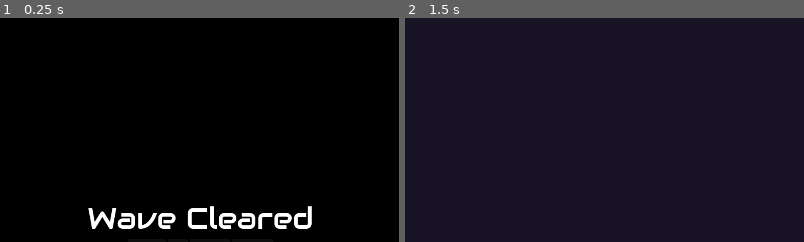
Above: before the commit, frames 1-2 (left to right).
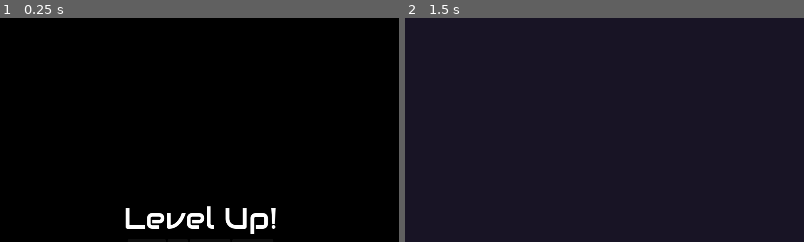
Above: after the commit, the same moments.

Repository: matheusmondenez/my-first-platform-game
Game: Godot game, scene res://wave_shooter/ui/wave_cleared.tscn
The game is run twice, just before and just after one commit, with the same random seed, the same clock (stepped at 60 frames per second) and the same inputs. This scene is started directly instead of the project's main scene.
Inputs (mouse positions are % of the whole screen's width and height, from its top left):
- Up to frame 1 (0.25 s): no input
- Up to frame 2 (1.5 s): click "Beam Shot" at 0.5 s; tap Enter at 1.25 s; move the mouse to (72, 45) at 1.27 s; press the mouse at (72, 45) at 1.28 s; hold D (right) from 1.28 s (still down)
The pictures show only the part of the screen within x 25-75%, y 4-54%; the shares and areas given below are measured in that part.

The runs differ from the first frame. In frame 1, 2.8% of the frame differs, in the area x 22-79%, y 83-97%; in frame 2, nothing differs.

Commit message:
improves xp bar style

Diff:
--- a/wave_shooter/entities/player/player.tscn
+++ b/wave_shooter/entities/player/player.tscn
@@ -108,6 +108,7 @@
 one_shot = true
 
 [node name="Hitbox" type="Area2D" parent="." groups=["skill"]]
+visible = false
 collision_layer = 16
 collision_mask = 2
 monitorable = false
--- a/wave_shooter/levels/arena.tscn
+++ b/wave_shooter/levels/arena.tscn
@@ -248,6 +248,7 @@
 environment = SubResource("Environment_sgqdw")
 
 [node name="TileMap" type="TileMapLayer" parent="."]
+light_mask = 0
 tile_map_data = PackedByteArray("AAD/////AAAJAAQAAAAAAP//AAAJAAQAAAABAP//AAAJAAQAAAACAP//AAAJAAQAAAADAP//AAAJAAQAAAAEAP …(5968 unchanged characters)…
 tile_set = SubResource("TileSet_q3fg0")
 
--- a/wave_shooter/ui/hud.gd
+++ b/wave_shooter/ui/hud.gd
@@ -15,7 +15,6 @@
 func _ready() -> void:
 	init_hud_lifes()
 	init_hud_skills()
-	init_xp_progress()
 	SkillManager.skill_assigned.connect(update_skill_icon)
 	high_score.text = str("%03d" % Global.high_score)
 	Global.player.life_decreased.connect(update_hud_lifes.bind(LIVES_UPDATE.DECREASE))
@@ -30,10 +29,6 @@
 		Global.high_score = Global.points
 	level.text = str("Level ", Global.level)
 	auto_shot_icon.visible = Configs.game_configs.auto_shot
-	# Teste
-	$ProgressBar.min_value = 0 if Global.level == 1 else Global.LEVELS[Global.level - 1]["max_xp"]
-	$ProgressBar.max_value = Global.LEVELS[Global.level]["max_xp"]
-	$ProgressBar.value = Global.xp
 
 func _on_points_area_entered(area: Area2D) -> void:
 	if area.is_in_group("enemy") or area.is_in_group("player"):
@@ -116,8 +111,3 @@
 func update_skill_icon(key: int, skill: Dictionary) -> void:
 	var icon = $Skills/Markers.get_child(key)
 	icon.skill = skill["resource"]
-
-func init_xp_progress() -> void:
-	var progress_bar = $ProgressBar
-	progress_bar.max_value = Global.LEVELS[Global.level]["max_xp"]
-	progress_bar.value = Global.xp
--- a/wave_shooter/ui/hud.tscn
+++ b/wave_shooter/ui/hud.tscn
@@ -1,7 +1,8 @@
-[gd_scene load_steps=9 format=3 uid="uid://2mg66kgdu6lq"]
+[gd_scene load_steps=8 format=3 uid="uid://2mg66kgdu6lq"]
 
 [ext_resource type="Script" path="res://wave_shooter/ui/hud.gd" id="1_1ajeg"]
 [ext_resource type="FontFile" uid="uid://b2vaekuu7epix" path="res://wave_shooter/assets/fonts/Audiowide-Regular.ttf" id="2_fj867"]
+[ext_resource type="PackedScene" uid="uid://bl10e38ejr3ab" path="res://wave_shooter/ui/xp_bar.tscn" id="4_nhcp2"]
 [ext_resource type="Texture2D" uid="uid://clo8m86lf2b05" path="res://wave_shooter/assets/icons/auto.svg" id="5_xekvb"]
 
 [sub_resource type="RectangleShape2D" id="RectangleShape2D_cqxq1"]
@@ -12,12 +13,6 @@
 
 [sub_resource type="RectangleShape2D" id="RectangleShape2D_tll2s"]
 size = Vector2(144, 32)
-
-[sub_resource type="StyleBoxFlat" id="StyleBoxFlat_5uhhw"]
-bg_color = Color(0, 0, 0, 0)
-
-[sub_resource type="StyleBoxFlat" id="StyleBoxFlat_vctas"]
-bg_color = Color(0.290196, 0.372549, 0.866667, 1)
 
 [node name="HUD" type="Control"]
 custom_minimum_size = Vector2(1920, 1080)
@@ -221,14 +216,12 @@
 [node name="SkillMarker4" type="Marker2D" parent="Skills/Markers"]
 position = Vector2(1012, 1018)
 
-[node name="ProgressBar" type="ProgressBar" parent="."]
+[node name="ProgressBar" parent="." instance=ExtResource("4_nhcp2")]
 layout_mode = 0
-offset_top = 1064.0
-offset_right = 1920.0
-offset_bottom = 1069.0
-theme_override_styles/background = SubResource("StyleBoxFlat_5uhhw")
-theme_override_styles/fill = SubResource("StyleBoxFlat_vctas")
-show_percentage = false
+offset_left = 960.0
+offset_top = 8.0
+offset_right = 1000.0
+offset_bottom = 48.0
 
 [connection signal="area_entered" from="Score/Area" to="." method="_on_points_area_entered"]
 [connection signal="area_exited" from="Score/Area" to="." method="_on_points_area_exited"]
--- a/wave_shooter/ui/wave_cleared.tscn
+++ b/wave_shooter/ui/wave_cleared.tscn
@@ -42,7 +42,7 @@
 size_flags_horizontal = 4
 theme_override_fonts/font = ExtResource("1_m7xem")
 theme_override_font_sizes/font_size = 72
-text = "Wave Cleared"
+text = "Level Up!"
 
 [node name="SkillsContainer" type="HBoxContainer" parent="GeneralContainer"]
 layout_mode = 2
--- /dev/null
+++ b/wave_shooter/ui/xp_bar.gd
@@ -0,0 +1,12 @@
+extends Control
+
+@onready var left_side: ProgressBar = $LeftSide
+@onready var right_side: ProgressBar = $RightSide
+
+func _process(delta: float) -> void:
+	left_side.min_value = 0 if Global.level == 1 else Global.LEVELS[Global.level - 1]["max_xp"]
+	right_side.min_value = 0 if Global.level == 1 else Global.LEVELS[Global.level - 1]["max_xp"]
+	left_side.max_value = Global.LEVELS[Global.level]["max_xp"]
+	right_side.max_value = Global.LEVELS[Global.level]["max_xp"]
+	left_side.value = Global.xp
+	right_side.value = Global.xp
--- /dev/null
+++ b/wave_shooter/ui/xp_bar.tscn
@@ -0,0 +1,35 @@
+[gd_scene load_steps=5 format=3 uid="uid://bl10e38ejr3ab"]
+
+[ext_resource type="Texture2D" uid="uid://e4n6v37oasge" path="res://wave_shooter/assets/ui/light.png" id="1_0jofk"]
+[ext_resource type="Script" path="res://wave_shooter/ui/xp_bar.gd" id="1_lp2xk"]
+
+[sub_resource type="StyleBoxFlat" id="StyleBoxFlat_5uhhw"]
+bg_color = Color(0, 0, 0, 0)
+
+[sub_resource type="StyleBoxFlat" id="StyleBoxFlat_vctas"]
+bg_color = Color(0.290196, 0.372549, 0.866667, 1)
+
+[node name="XPBar" type="Control"]
+layout_mode = 3
+anchors_preset = 0
+offset_right = 40.0
+offset_bottom = 40.0
+script = ExtResource("1_lp2xk")
+
+[node name="LeftSide" type="ProgressBar" parent="."]
+offset_left = -960.0
+offset_bottom = 5.0
+theme_override_styles/background = SubResource("StyleBoxFlat_5uhhw")
+theme_override_styles/fill = SubResource("StyleBoxFlat_vctas")
+fill_mode = 1
+show_percentage = false
+
+[node name="RightSide" type="ProgressBar" parent="."]
+offset_right = 960.0
+offset_bottom = 5.0
+theme_override_styles/background = SubResource("StyleBoxFlat_5uhhw")
+theme_override_styles/fill = SubResource("StyleBoxFlat_vctas")
+show_percentage = false
+
+[node name="Light" type="PointLight2D" parent="."]
+texture = ExtResource("1_0jofk")
